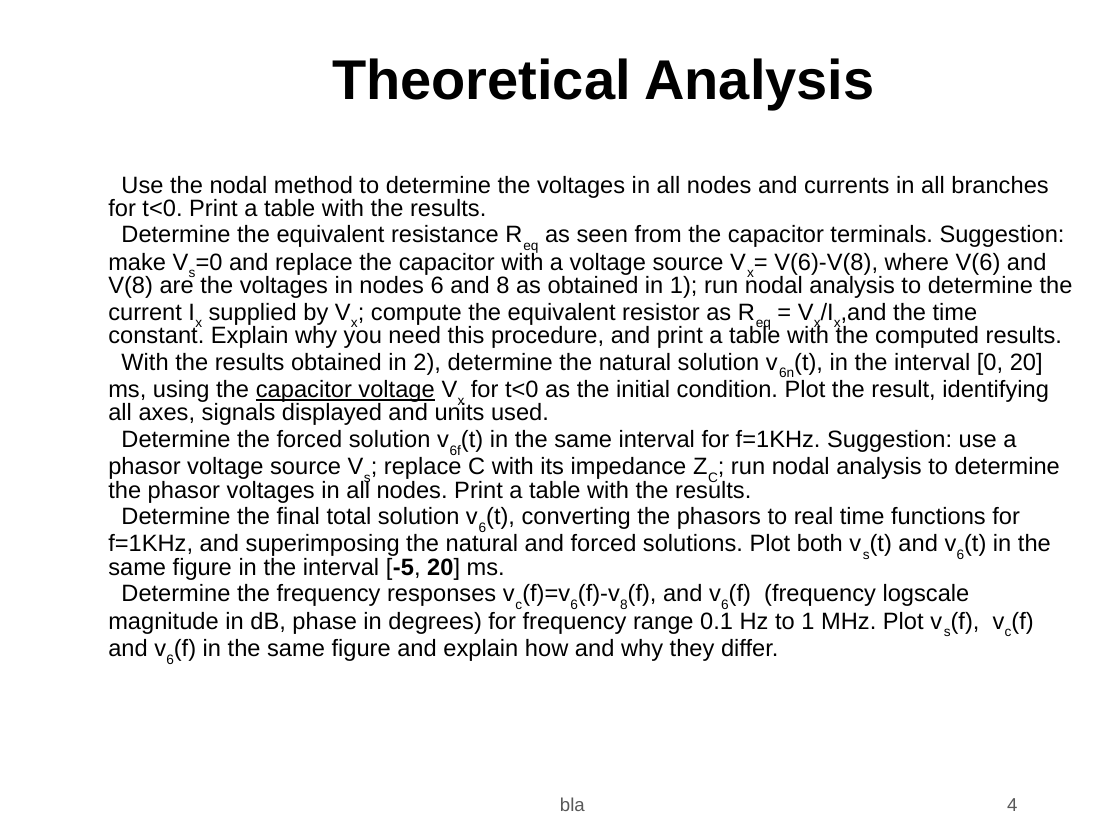
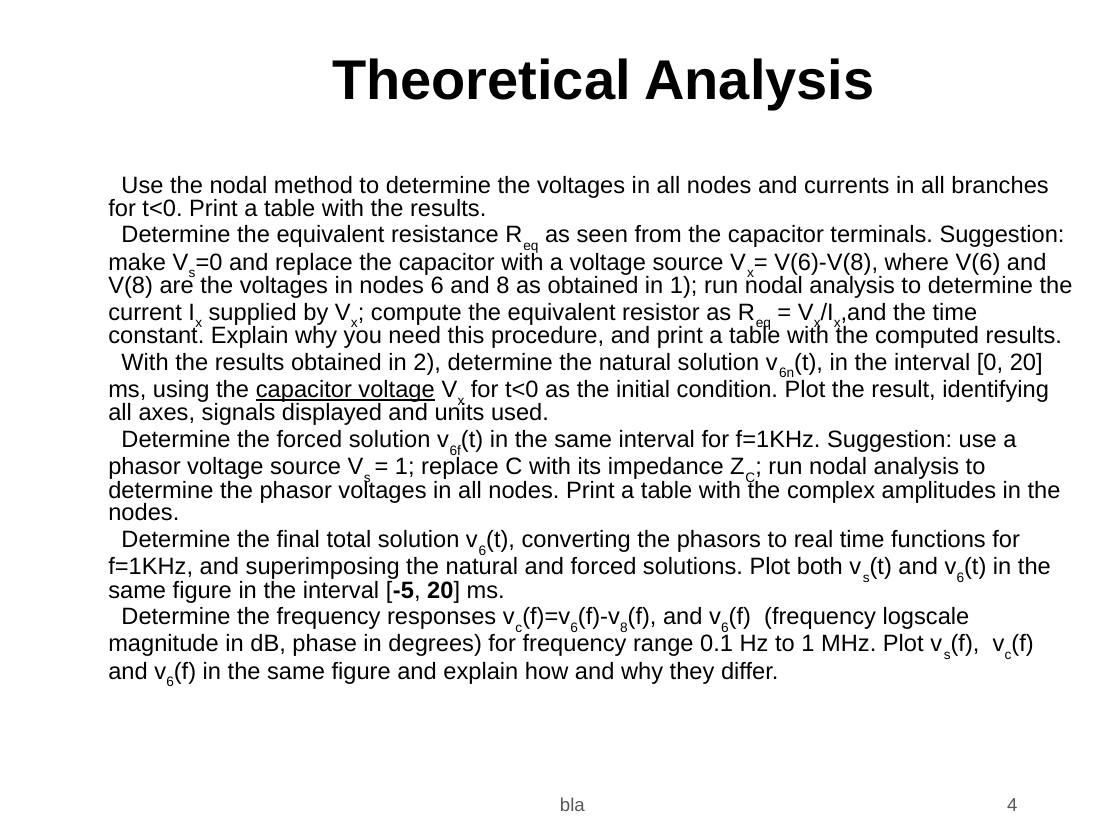
Before and after one commit to jjts/ist-tcfe, a slide deck: slide 4 of t2/t2.odp. Drawn at 1120x840 pixels with LibreOffice and Linux fonts; fonts in the diff are those of the drawing; background and template pictures are left out. Boxes give left, top, right and bottom in pixels: in the first picture for what was removed or moved away, otherwise in the second. Text is boxed around its words. In the diff, an @@ line names an element or a change of style, - is before the commit and + after.

Commit message:
clarify theory-4

```diff
--- a/t2/t2.odp
+++ b/t2/t2.odp
@@ text at (108, 430, 1061, 521): text changed @@
-4) Determine the forced solution v6f(t) in the same interval for f=1KHz. Suggestion: use a phasor voltage source Vs; replace C with its impedance ZC; run nodal analysis to determine the phasor voltages in all nodes. Print a table with the results.
+4) Determine the forced solution v6f(t) in the same interval for f=1KHz. Suggestion: use a phasor voltage source Vs = 1; replace C with its impedance ZC; run nodal analysis to determine the phasor voltages in all nodes. Print a table with the complex amplitudes in the nodes.
```
